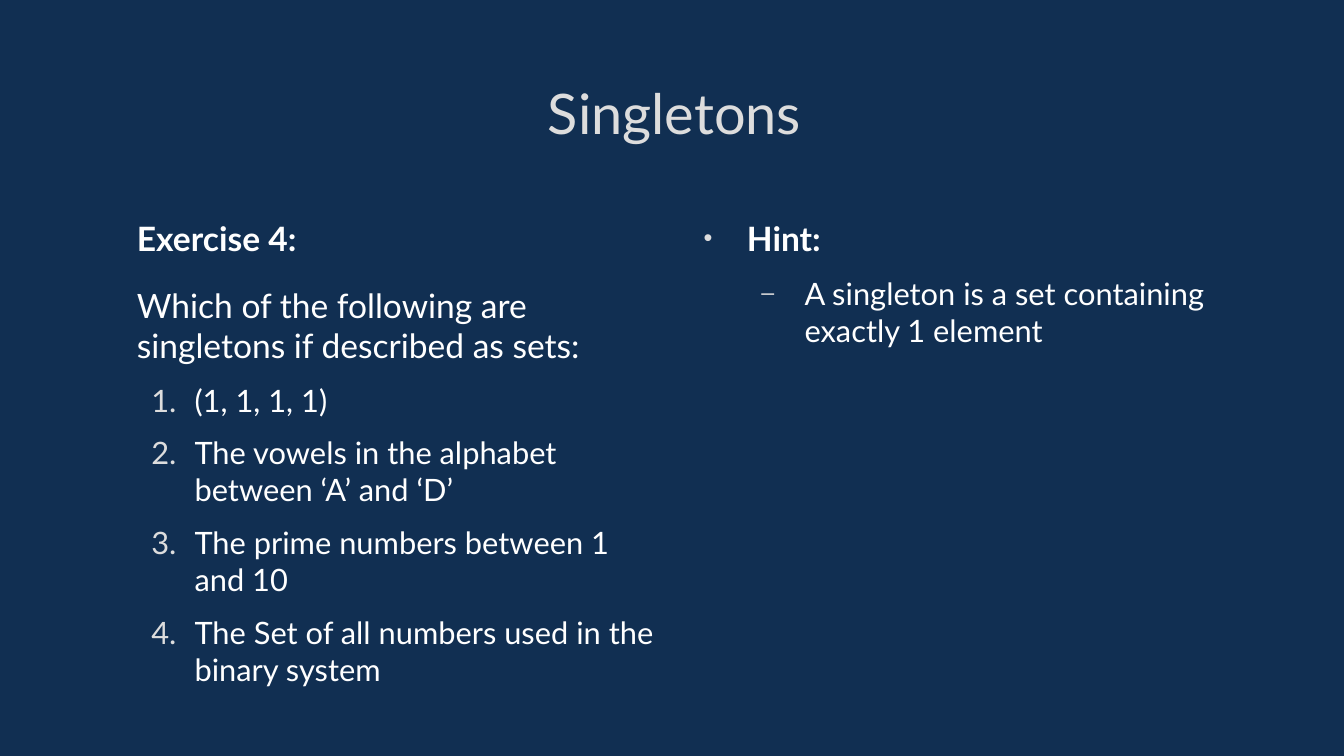
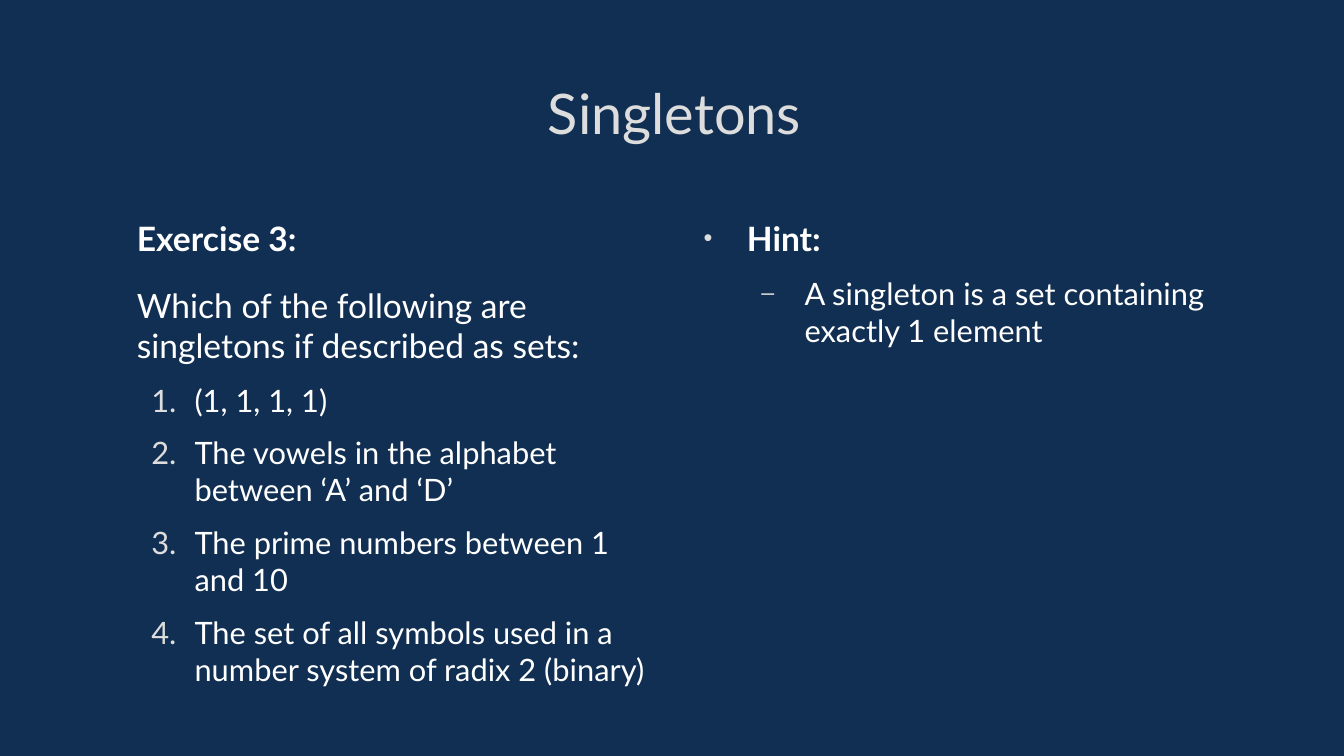
Before and after one commit to davidgundry/maths22-23, a slide deck: slide 15 of slides/maths-6-set-theory.odp (slide 16 before the commit). Drawn at 1344x756 pixels with LibreOffice and Linux fonts; fonts in the diff are those of the drawing. Boxes give left, top, right and bottom in pixels: in the first picture for what was removed or moved away, otherwise in the second. Text is boxed around its words. In the diff, an @@ line names an element or a change of style, - is before the commit and + after.

```diff
--- a/slides/maths-6-set-theory.odp
+++ b/slides/maths-6-set-theory.odp
@@ text at (137, 226, 296, 252): text changed @@
-Exercise 4:
+Exercise 3:
@@ text at (195, 621, 644, 687): text changed @@
-  4. The Set of all numbers used in the binary system
+  4. The set of all symbols used in a number system of radix 2 (binary)
```
Also in this commit, not shown: 35 other slides changed, 1 slide added, 2 slides removed, 7 other files.
